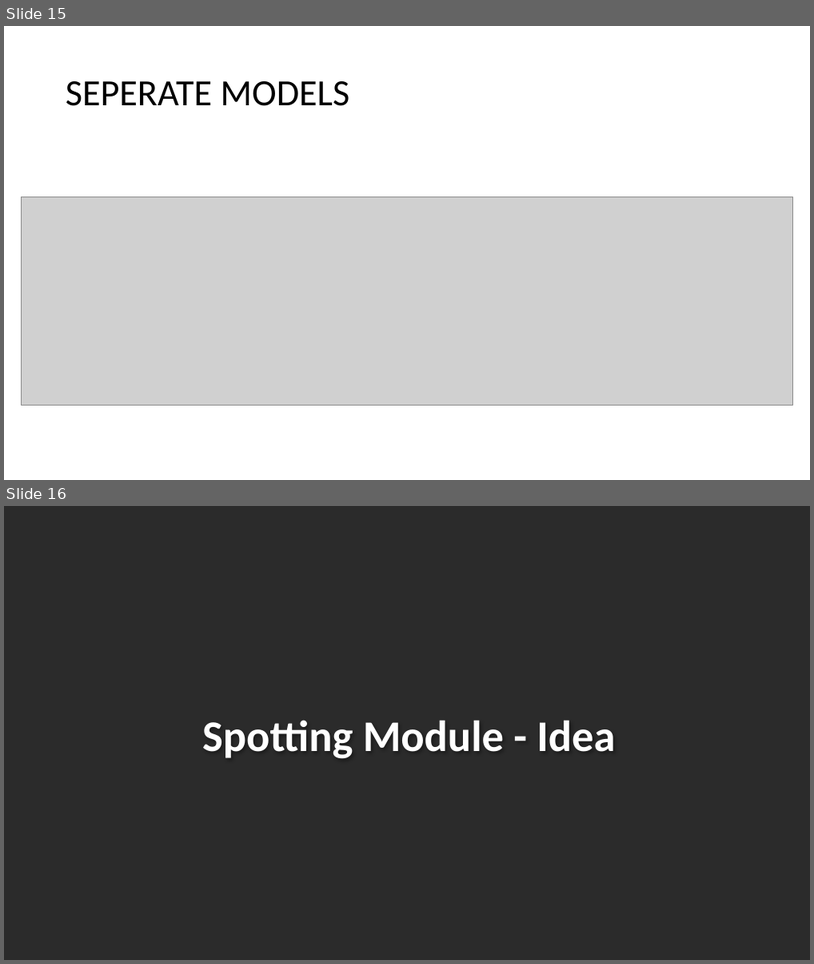
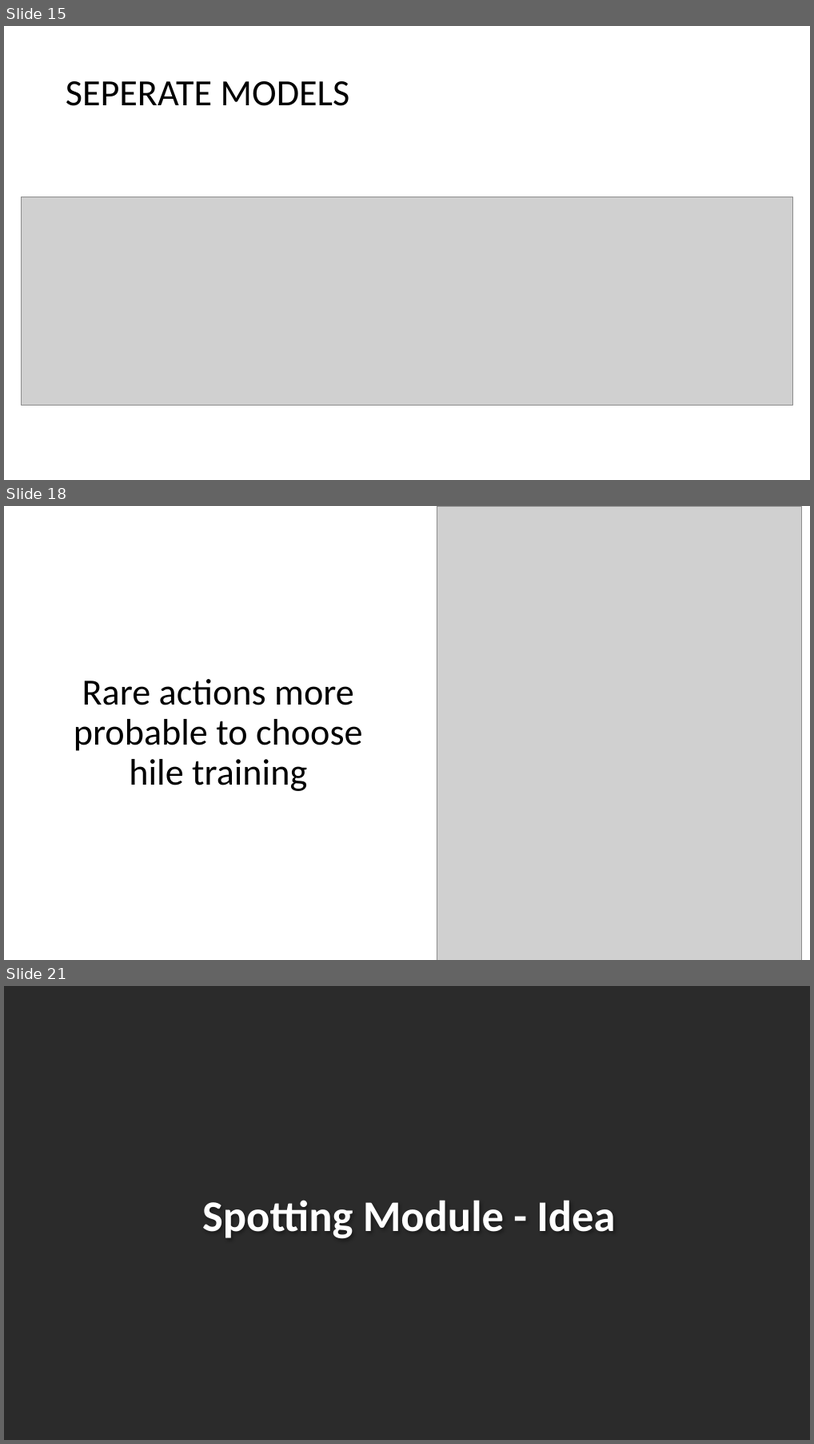
Before and after one commit to Ziolo1999/GNNsFootballEventSpotting, a slide deck: Notes/Code_Description.pptx. Shown one above the other, each under a label of ours: slides 15 and 16 before the commit, slides 15, 18 and 21 after it; the slides between them are not shown. The pictures are 814x964 and 814x1444 pixels, drawn with LibreOffice and Linux fonts; fonts in the diff are those of the drawing; grey boxes stand for pictures; background and template pictures are left out; a plain dark background stands for a picture behind light text. Boxes give left, top, right and bottom in pixels: in the first picture for what was removed or moved away, otherwise in the second. Text is boxed around its words. In the diff, an @@ line names an element or a change of style, - is before the commit and + after.

```diff
--- a/Notes/Code_Description.pptx
+++ b/Notes/Code_Description.pptx
@@ slide 18 added at (x1=4, y1=506, x2=810, y2=960), background #FFFFFF @@
@@ picture added at (x1=437, y1=506, x2=802, y2=960) @@
@@ title added at (x1=74, y1=679, x2=362, y2=791), 44 pt, text #000000 @@
+Rare actions more probable to choose hile training
@@ what was slide 16 is now slide 21 @@
```
Also in this commit, not shown: 4 other slides added, 14 other files.
